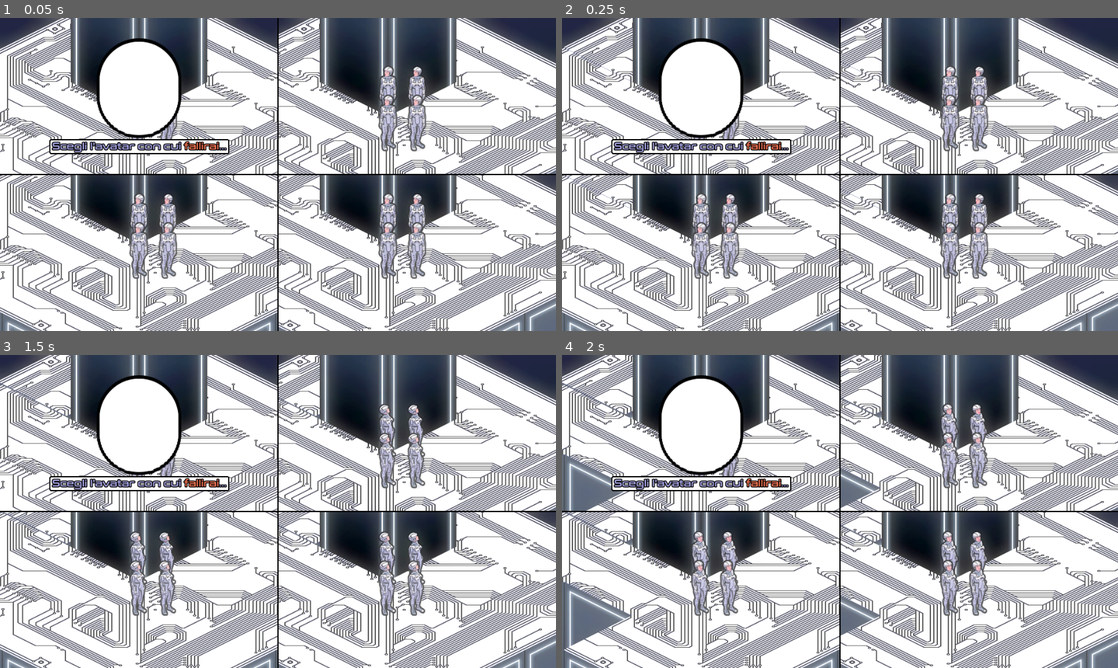
Above: before the commit, frames 1-4 (two rows, left to right).
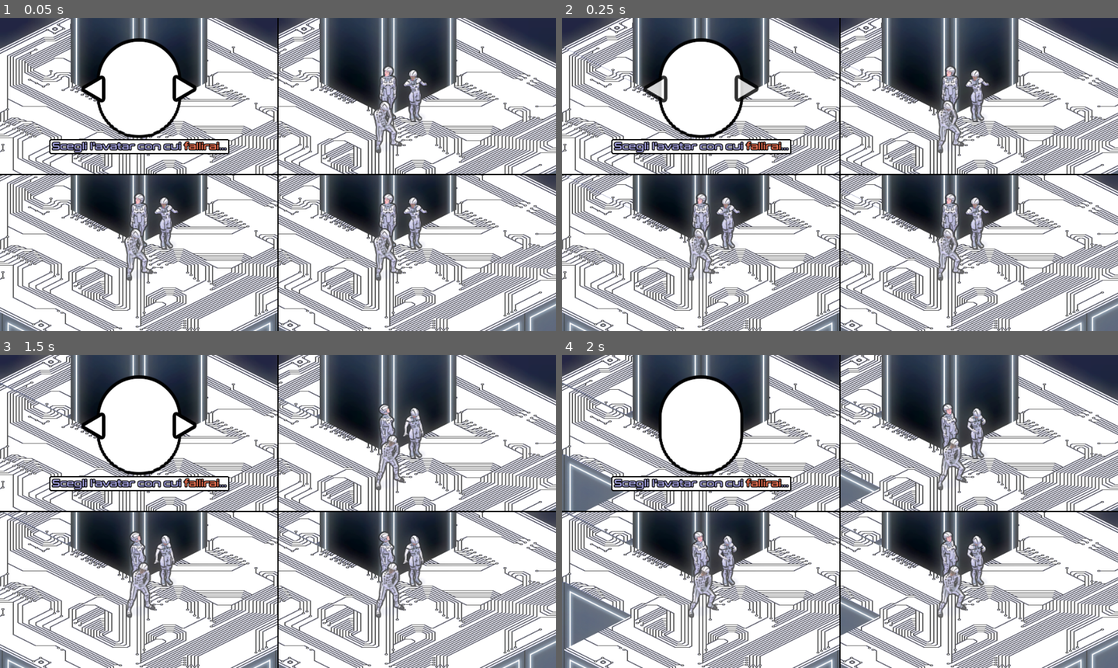
Above: after the commit, the same moments.

Repository: DomestiqueBaston/ERRORE_404_SPRINT_NON_TROVATO
Game: Godot game, scene res://SCENE_AND_SCRIPT/TMP/Test_Split_Screen.tscn
Same seed, same stepped clock (60 frames per second), same inputs: the game is played once before the commit and once after it. The project has no main scene, so this scene is started directly.
Inputs:
- Up to frame 1 (0.05 s): no input
- Up to frame 2 (0.25 s): no input
- Up to frame 3 (1.5 s): hold Right (ui_right) 0.53-1.28 s; hold Down (ui_down) from 1.28 s (still down)
- Up to frame 4 (2 s): keep holding Down (ui_down)

The runs differ from the first frame. In frame 1, 4.1% of the frame differs, in the area x 14-77%, y 15-84%; in frame 2, 4.0%; in frame 3, 3.8%; in frame 4, 3.4%.

Commit message:
Add portrait arrows; update runners & shadows (message generated by Copilot! 😆)
Add a new Portrait_Arrows texture and its import settings, plus a Blink animation, AnimationPlayer, and alarm audio in Portraits.tscn to show blinking arrows on UI portraits. Update Test_Split_Screen.tscn to reference Woman_B and Man_A scenes, rearrange runner instances, hide/replace one runner node, and enable music autoplay/editable paths. Tweak Woman_B.tscn animation keys to adjust shadow position, rotation, scale and timing for more accurate visuals. Also update the Man_A sprite sheet binary asset.

Diff:
--- a/SCENE_AND_SCRIPT/Portraits.tscn
+++ b/SCENE_AND_SCRIPT/Portraits.tscn
@@ -5,7 +5,9 @@
 [ext_resource type="AudioStream" uid="uid://bes5a835nqime" path="res://SOUND/FX/Woosh.ogg" id="2_8y87r"]
 [ext_resource type="Texture2D" uid="uid://bcy7al7vi5kvs" path="res://IMAGE/RUNNER/Portraits_BG.png" id="2_dpf0i"]
 [ext_resource type="FontFile" uid="uid://cla67u4xaf1rp" path="res://RESOURCE/Conthrax-SemiBold.otf" id="4_dpf0i"]
+[ext_resource type="Texture2D" uid="uid://2tpjqqwsonk2" path="res://IMAGE/RUNNER/Portrait_Arrows.png" id="4_hwl4u"]
 [ext_resource type="Shader" uid="uid://blic88jwr7a1e" path="res://SHADER/Glitch_Only.gdshader" id="4_q0tq6"]
+[ext_resource type="AudioStream" uid="uid://bvu0qgcdq4x2w" path="res://SOUND/FX/Short_Beep_High.ogg" id="7_gciow"]
 
 [sub_resource type="ShaderMaterial" id="ShaderMaterial_hwl4u"]
 shader = ExtResource("4_q0tq6")
@@ -31,6 +33,55 @@
 corner_radius_bottom_left = 4
 anti_aliasing = false
 
+[sub_resource type="Animation" id="Animation_b0nga"]
+resource_name = "Blink"
+length = 0.66667
+loop_mode = 1
+tracks/0/type = "value"
+tracks/0/imported = false
+tracks/0/enabled = true
+tracks/0/path = NodePath("Frame/BG/Portrait_Arrows:self_modulate")
+tracks/0/interp = 1
+tracks/0/loop_wrap = true
+tracks/0/keys = {
+"times": PackedFloat32Array(0, 0.2, 0.46666667, 0.6666667),
+"transitions": PackedFloat32Array(1, 1, 1, 1),
+"update": 0,
+"values": [Color(1, 1, 1, 1), Color(1, 1, 1, 1), Color(1, 1, 1, 0), Color(1, 1, 1, 0)]
+}
+tracks/1/type = "value"
+tracks/1/imported = false
+tracks/1/enabled = true
+tracks/1/path = NodePath("Portrait_Arrows:self_modulate")
+tracks/1/interp = 1
+tracks/1/loop_wrap = true
+tracks/1/keys = {
+"times": PackedFloat32Array(0, 0.2, 0.46666667, 0.6666667),
+"transitions": PackedFloat32Array(1, 1, 1, 1),
+"update": 0,
+"values": [Color(1, 1, 1, 1), Color(1, 1, 1, 1), Color(1, 1, 1, 0), Color(1, 1, 1, 0)]
+}
+tracks/2/type = "audio"
+tracks/2/imported = false
+tracks/2/enabled = true
+tracks/2/path = NodePath("Sounds/Alarm")
+tracks/2/interp = 1
+tracks/2/loop_wrap = true
+tracks/2/keys = {
+"clips": [{
+"end_offset": 0.0,
+"start_offset": 0.0,
+"stream": ExtResource("7_gciow")
+}],
+"times": PackedFloat32Array(0)
+}
+tracks/2/use_blend = true
+
+[sub_resource type="AnimationLibrary" id="AnimationLibrary_p3xvu"]
+_data = {
+&"Blink": SubResource("Animation_b0nga")
+}
+
 [sub_resource type="Animation" id="Animation_8cymr"]
 resource_name = "Left_A_To_D"
 length = 0.13333334
@@ -415,6 +466,8 @@
 &"Right_D_To_A": SubResource("Animation_ucfla")
 }
 
+[sub_resource type="AudioStreamPolyphonic" id="AudioStreamPolyphonic_u61m0"]
+
 [node name="Portraits" type="Control" unique_id=2050210296]
 layout_mode = 3
 anchors_preset = 0
@@ -436,6 +489,10 @@
 offset = Vector2(0, -3)
 metadata/_edit_lock_ = true
 
+[node name="Portrait_Arrows" type="Sprite2D" parent="Frame/BG" unique_id=2100214986]
+self_modulate = Color(1, 1, 1, 0.6893451)
+texture = ExtResource("4_hwl4u")
+
 [node name="BG_Mask" type="Sprite2D" parent="Frame" unique_id=1093812617]
 clip_children = 2
 texture = ExtResource("2_dpf0i")
@@ -445,6 +502,11 @@
 material = SubResource("ShaderMaterial_hwl4u")
 texture = ExtResource("2_dpf0i")
 metadata/_edit_lock_ = true
+
+[node name="Portrait_Arrows" type="Sprite2D" parent="." unique_id=189567814]
+self_modulate = Color(1, 1, 1, 0.6893451)
+position = Vector2(0, -14)
+texture = ExtResource("4_hwl4u")
 
 [node name="Announce" type="Control" parent="." unique_id=1447322526]
 anchors_preset = 0
@@ -478,6 +540,10 @@
 vertical_alignment = 1
 metadata/_edit_lock_ = true
 
+[node name="Animation_Arrows" type="AnimationPlayer" parent="." unique_id=942789416]
+libraries/ = SubResource("AnimationLibrary_p3xvu")
+autoplay = &"Blink"
+
 [node name="Animation_Portraits" type="AnimationPlayer" parent="." unique_id=2124288444]
 libraries/ = SubResource("AnimationLibrary_h8mj1")
 
@@ -486,3 +552,10 @@
 [node name="Woosh" type="AudioStreamPlayer" parent="Sounds" unique_id=1803769174]
 volume_db = -5.0
 bus = &"FX_DRY"
+
+[node name="Alarm" type="AudioStreamPlayer" parent="Sounds" unique_id=1444163914]
+stream = SubResource("AudioStreamPolyphonic_u61m0")
+volume_db = -30.0
+pitch_scale = 0.5
+autoplay = true
+bus = &"FX_WET"
--- a/SCENE_AND_SCRIPT/TMP/Test_Split_Screen.tscn
+++ b/SCENE_AND_SCRIPT/TMP/Test_Split_Screen.tscn
@@ -25,8 +25,10 @@
 [ext_resource type="AudioStream" uid="uid://bifaoucknr7f5" path="res://SOUND/FX/Sliding_Cell.ogg" id="23_77ago"]
 [ext_resource type="AudioStream" uid="uid://vldsf8ak3y4t" path="res://SOUND/FX/Alarm.ogg" id="24_tfq6m"]
 [ext_resource type="PackedScene" uid="uid://brsvllplyc7ih" path="res://SCENE_AND_SCRIPT/Woman_A.tscn" id="25_xu4sf"]
+[ext_resource type="PackedScene" uid="uid://cpdmu8glt6s05" path="res://SCENE_AND_SCRIPT/Woman_B.tscn" id="26_gk5t3"]
 [ext_resource type="Shader" uid="uid://bw1rtxnpr4o0b" path="res://SHADER/Pixelisation.gdshader" id="26_qp1y0"]
 [ext_resource type="Shader" uid="uid://cw8pro7ug7hfy" path="res://SHADER/Shake.gdshader" id="27_5t0h1"]
+[ext_resource type="PackedScene" uid="uid://p751chhvtga6" path="res://SCENE_AND_SCRIPT/Man_A.tscn" id="27_ftky1"]
 [ext_resource type="Shader" uid="uid://djvm4hdir6bn0" path="res://SHADER/Invert_Colors.gdshader" id="27_myj71"]
 [ext_resource type="Shader" uid="uid://dlwdh275codsc" path="res://SHADER/Change_Colors.gdshader" id="28_myj71"]
 [ext_resource type="FontFile" uid="uid://cla67u4xaf1rp" path="res://RESOURCE/Conthrax-SemiBold.otf" id="31_nkbw3"]
@@ -930,6 +932,9 @@
 [node name="Runner" parent="Runners/Top_Runners/Left_Runner/Runner_SubViewport" unique_id=1956377035 instance=ExtResource("25_xu4sf")]
 z_index = 1
 
+[node name="Woman_A" parent="Runners/Top_Runners/Left_Runner/Runner_SubViewport" unique_id=1635856392 instance=ExtResource("25_xu4sf")]
+z_index = 1
+
 [node name="Right_Runner" type="SubViewportContainer" parent="Runners/Top_Runners" unique_id=1099668457]
 custom_minimum_size = Vector2(480, 270)
 layout_mode = 2
@@ -943,12 +948,9 @@
 size = Vector2i(480, 270)
 render_target_update_mode = 4
 
-[node name="Runner" parent="Runners/Top_Runners/Right_Runner/Runner_SubViewport" unique_id=1125712153 instance=ExtResource("25_xu4sf")]
+[node name="Woman_A" parent="Runners/Top_Runners/Right_Runner/Runner_SubViewport" unique_id=39072352 instance=ExtResource("26_gk5t3")]
 z_index = 1
 position = Vector2(50, 0)
-
-[node name="Character" parent="Runners/Top_Runners/Right_Runner/Runner_SubViewport/Runner" index="0" unique_id=1360061723]
-script = null
 
 [node name="Bottom_Runners" type="HBoxContainer" parent="Runners" unique_id=2103010928]
 layout_mode = 2
@@ -969,12 +971,9 @@
 size = Vector2i(480, 270)
 render_target_update_mode = 4
 
-[node name="Runner" parent="Runners/Bottom_Runners/Left_Runner/Runner_SubViewport" unique_id=823328066 instance=ExtResource("25_xu4sf")]
-z_index = 1
+[node name="Man_A" parent="Runners/Bottom_Runners/Left_Runner/Runner_SubViewport" unique_id=1403848273 instance=ExtResource("27_ftky1")]
+z_index = 2
 position = Vector2(0, 50)
-
-[node name="Character" parent="Runners/Bottom_Runners/Left_Runner/Runner_SubViewport/Runner" index="0" unique_id=1360061723]
-script = null
 
 [node name="Right_Runner" type="SubViewportContainer" parent="Runners/Bottom_Runners" unique_id=2074751218]
 custom_minimum_size = Vector2(480, 270)
@@ -989,11 +988,12 @@
 size = Vector2i(480, 270)
 render_target_update_mode = 4
 
-[node name="Runner" parent="Runners/Bottom_Runners/Right_Runner/Runner_SubViewport" unique_id=1315328218 instance=ExtResource("25_xu4sf")]
-z_index = 1
+[node name="To_Change" parent="Runners/Bottom_Runners/Right_Runner/Runner_SubViewport" unique_id=1315328218 instance=ExtResource("25_xu4sf")]
+visible = false
+z_index = 2
 position = Vector2(50, 50)
 
-[node name="Character" parent="Runners/Bottom_Runners/Right_Runner/Runner_SubViewport/Runner" index="0" unique_id=1360061723]
+[node name="Character" parent="Runners/Bottom_Runners/Right_Runner/Runner_SubViewport/To_Change" index="0" unique_id=1360061723]
 script = null
 
 [node name="Frames" type="CanvasLayer" parent="." unique_id=2092233837]
@@ -1600,9 +1600,6 @@
 [node name="Her_Him" parent="Frames/Portraits/Frame/BG" parent_id_path=PackedInt32Array(461730405, 847994713) index="0" unique_id=1114499252]
 offset = Vector2(0, -13)
 
-[node name="Animation_Portraits" parent="Frames/Portraits" index="2" unique_id=2124288444]
-script = null
-
 [node name="Animation_Overlays" type="AnimationPlayer" parent="Frames" unique_id=1392428684]
 root_node = NodePath("../Bugs_01/Death")
 libraries/ = SubResource("AnimationLibrary_eou1j")
@@ -1614,8 +1611,10 @@
 
 [node name="Music" parent="." unique_id=524227096 instance=ExtResource("33_5ttrv")]
 
+[node name="Music" parent="Music" index="1" unique_id=2025180216]
+autoplay = true
+
 [editable path="Runners/Top_Runners/Left_Runner/Runner_SubViewport/Runner"]
-[editable path="Runners/Top_Runners/Right_Runner/Runner_SubViewport/Runner"]
-[editable path="Runners/Bottom_Runners/Left_Runner/Runner_SubViewport/Runner"]
-[editable path="Runners/Bottom_Runners/Right_Runner/Runner_SubViewport/Runner"]
+[editable path="Runners/Bottom_Runners/Right_Runner/Runner_SubViewport/To_Change"]
 [editable path="Frames/Portraits"]
+[editable path="Music"]
--- a/SCENE_AND_SCRIPT/Woman_B.tscn
+++ b/SCENE_AND_SCRIPT/Woman_B.tscn
@@ -2033,10 +2033,10 @@
 tracks/1/interp = 1
 tracks/1/loop_wrap = true
 tracks/1/keys = {
-"times": PackedFloat32Array(0, 0.66666335),
-"transitions": PackedFloat32Array(1, 1),
-"update": 0,
-"values": [Vector2(-1, 6), Vector2(-1, 6)]
+"times": PackedFloat32Array(0, 0.6666667),
+"transitions": PackedFloat32Array(1, 1),
+"update": 0,
+"values": [Vector2(-10, 0), Vector2(-10, 0)]
 }
 tracks/2/type = "value"
 tracks/2/imported = false
@@ -2045,10 +2045,10 @@
 tracks/2/interp = 1
 tracks/2/loop_wrap = true
 tracks/2/keys = {
-"times": PackedFloat32Array(0, 0.66666335),
-"transitions": PackedFloat32Array(1, 1),
-"update": 0,
-"values": [0.17453292, 0.17453292]
+"times": PackedFloat32Array(0, 0.6666667),
+"transitions": PackedFloat32Array(1, 1),
+"update": 0,
+"values": [0.34906584, 0.34906584]
 }
 tracks/3/type = "value"
 tracks/3/imported = false
@@ -2057,10 +2057,10 @@
 tracks/3/interp = 1
 tracks/3/loop_wrap = true
 tracks/3/keys = {
-"times": PackedFloat32Array(0, 0.66666335),
-"transitions": PackedFloat32Array(1, 1),
-"update": 0,
-"values": [Vector2(2, 1), Vector2(2, 1)]
+"times": PackedFloat32Array(0, 0.6666667),
+"transitions": PackedFloat32Array(1, 1),
+"update": 0,
+"values": [Vector2(2.333, 1), Vector2(2.333, 1)]
 }
 tracks/4/type = "value"
 tracks/4/imported = false
@@ -2182,10 +2182,10 @@
 tracks/1/interp = 1
 tracks/1/loop_wrap = true
 tracks/1/keys = {
-"times": PackedFloat32Array(0, 0.66666335),
-"transitions": PackedFloat32Array(1, 1),
-"update": 0,
-"values": [Vector2(-20, -4), Vector2(-20, -4)]
+"times": PackedFloat32Array(0, 0.6666667),
+"transitions": PackedFloat32Array(1, 1),
+"update": 0,
+"values": [Vector2(-14.000001, -2.0000002), Vector2(-14.000001, -2.0000002)]
 }
 tracks/2/type = "value"
 tracks/2/imported = false
@@ -2194,10 +2194,10 @@
 tracks/2/interp = 1
 tracks/2/loop_wrap = true
 tracks/2/keys = {
-"times": PackedFloat32Array(0, 0.66666335),
-"transitions": PackedFloat32Array(1, 1),
-"update": 0,
-"values": [0.21816616, 0.21816616]
+"times": PackedFloat32Array(0, 0.6666667),
+"transitions": PackedFloat32Array(1, 1),
+"update": 0,
+"values": [0.34906584, 0.34906584]
 }
 tracks/3/type = "value"
 tracks/3/imported = false
@@ -2206,10 +2206,10 @@
 tracks/3/interp = 1
 tracks/3/loop_wrap = true
 tracks/3/keys = {
-"times": PackedFloat32Array(0, 0.66666335),
-"transitions": PackedFloat32Array(1, 1),
-"update": 0,
-"values": [Vector2(2, 1), Vector2(2, 1)]
+"times": PackedFloat32Array(0, 0.6666667),
+"transitions": PackedFloat32Array(1, 1),
+"update": 0,
+"values": [Vector2(2.333, 1), Vector2(2.333, 1)]
 }
 tracks/4/type = "value"
 tracks/4/imported = false
Binary file changed: IMAGE/RUNNER/MAN_A/Man_A_Sprite_Sheet.png
Binary file added: IMAGE/RUNNER/Portrait_Arrows.png
Not shown, added: IMAGE/RUNNER/Portrait_Arrows.png.import
